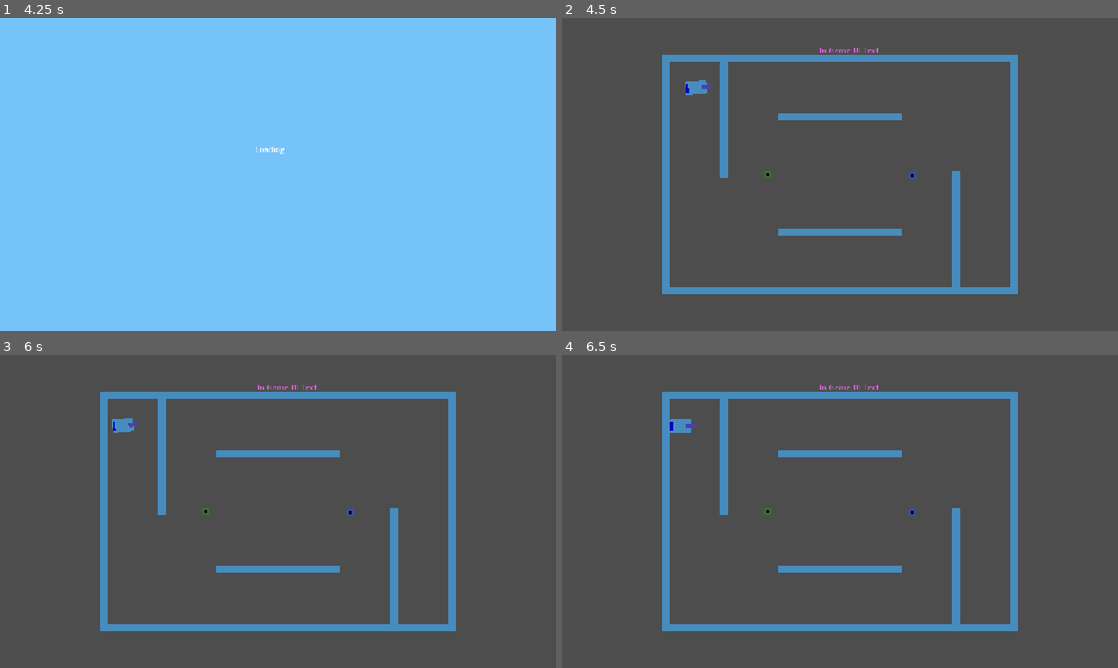
Above: before the commit, frames 1-4 (two rows, left to right).
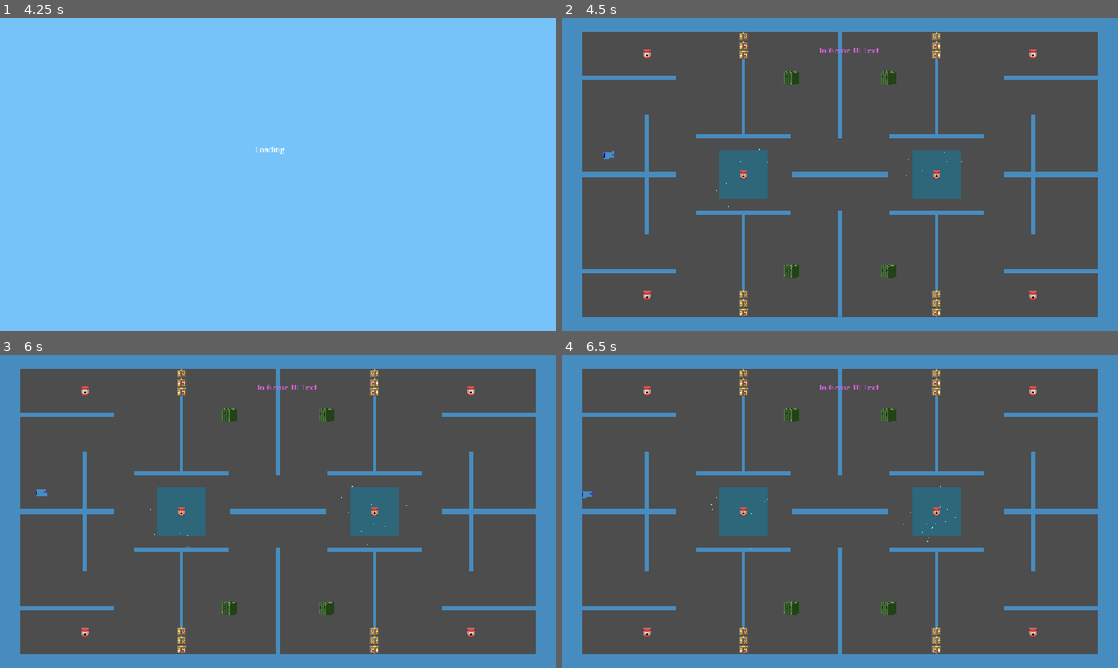
Above: after the commit, the same moments.

Repository: JoeyGiordano/TankTrouble2
Game: Godot game, scene res://game_container/game_container.tscn
The game is run twice, just before and just after one commit, with the same random seed, the same clock (stepped at 60 frames per second) and the same inputs. The engine's default icon, where the game draws it, is replaced by a stand-in: a white triangle on a blue panel in a dark square.
Inputs:
- Up to frame 1 (4.25 s): click "[CutSceneOver]" at 0.5 s; click "Play" at 1.25 s; click "Play!" at 2 s; tap Enter at 2.75 s; hold W (player1_up) 2.78-3.53 s; hold . (player0_shoot) 2.78-3.53 s; tap Space at 3.5 s; hold Down (ui_down) from 3.53 s (still down); tap Q (player1_shoot) at 3.6 s
- Up to frame 2 (4.5 s): tap Enter at 4.25 s; release Down (ui_down) at 4.28 s; hold W (player1_up) from 4.28 s (still down); tap K (player2_right) at 4.35 s
- Up to frame 3 (6 s): tap Space at 5 s; tap Shift at 5.1 s; tap Enter at 5.75 s; release W (player1_up) at 5.78 s; hold Down (ui_down) from 5.78 s (still down); hold F from 5.78 s (still down)
- Up to frame 4 (6.5 s): keep holding Down (ui_down); keep holding F

Frame 1 is identical in both runs. In frame 2, 30% of the frame differs, in the area x 0-100%, y 0-100%; in frame 3, 30%; in frame 4, 30%.

Commit message:
Box Graphics

Diff:
--- a/autoloads/LevelLoader.gd
+++ b/autoloads/LevelLoader.gd
@@ -23,7 +23,7 @@
 	Utility.replace_scene_in_holder(Global.LevelHolder, new_level)
 
 func _determine_next_level() -> String :
-	return "test_level_3"
+	return "custom_level_2"
 	var r = randf() * 100
 	if r < 10 :
 		return "custom_level_1"
--- a/game/bullets/land_mine/land_mine.tscn
+++ b/game/bullets/land_mine/land_mine.tscn
@@ -4,11 +4,11 @@
 [ext_resource type="Texture2D" uid="uid://bef5nyqm0vb7t" path="res://sprites/mine_sheet.png" id="2_wphjs"]
 [ext_resource type="Script" uid="uid://dxpj1ci4mhbb0" path="res://game/bullets/land_mine/land_mine_sprite.gd" id="3_g85dr"]
 
-[sub_resource type="RectangleShape2D" id="RectangleShape2D_epf1g"]
-size = Vector2(10.5, 10.5)
+[sub_resource type="CircleShape2D" id="CircleShape2D_g85dr"]
+radius = 7.1975145
 
 [sub_resource type="CircleShape2D" id="CircleShape2D_epf1g"]
-radius = 8.062258
+radius = 7.3254747
 
 [node name="LandMine" type="RigidBody2D"]
 collision_layer = 4
@@ -24,7 +24,7 @@
 script = ExtResource("3_g85dr")
 
 [node name="CollisionShape2D" type="CollisionShape2D" parent="."]
-shape = SubResource("RectangleShape2D_epf1g")
+shape = SubResource("CircleShape2D_g85dr")
 
 [node name="Hitbox" type="Area2D" parent="."]
 collision_layer = 8
@@ -33,3 +33,4 @@
 [node name="CollisionShape2D" type="CollisionShape2D" parent="Hitbox"]
 shape = SubResource("CircleShape2D_epf1g")
 debug_color = Color(0.9905403, 0, 0.2827947, 0.41960785)
+metadata/_edit_group_ = true
--- a/game/bullets/land_mine/land_mine_sprite.gd
+++ b/game/bullets/land_mine/land_mine_sprite.gd
@@ -2,7 +2,7 @@
 
 var i : int = 0
 
-func _process(delta: float) -> void:
+func _process(_delta: float) -> void:
 	i+=1
 	if i == 24 :
 		frame = !frame
--- a/game/map_elements/destructable_box.tscn
+++ b/game/map_elements/destructable_box.tscn
@@ -1,7 +1,7 @@
 [gd_scene load_steps=5 format=3 uid="uid://bx2nhx7cbggc4"]
 
 [ext_resource type="Script" uid="uid://lxm1apx1hbya" path="res://game/map_elements/destructable_box.gd" id="1_mfdo5"]
-[ext_resource type="Texture2D" uid="uid://dxe5rsvu84bgc" path="res://icon.svg" id="1_qxtel"]
+[ext_resource type="Texture2D" uid="uid://c36us8irf3sxe" path="res://sprites/small_fragile.png" id="2_mfdo5"]
 
 [sub_resource type="RectangleShape2D" id="RectangleShape2D_mfdo5"]
 size = Vector2(14, 14)
@@ -23,9 +23,8 @@
 shape = SubResource("RectangleShape2D_mfdo5")
 
 [node name="Sprite2D" type="Sprite2D" parent="."]
-scale = Vector2(14, 14)
-texture = ExtResource("1_qxtel")
-region_enabled = true
+scale = Vector2(0.7, 0.7)
+texture = ExtResource("2_mfdo5")
 region_rect = Rect2(64, 68, 1, 1)
 
 [node name="CollisionShape2D" type="CollisionShape2D" parent="."]
--- a/game/map_elements/indestructable_box.tscn
+++ b/game/map_elements/indestructable_box.tscn
@@ -1,7 +1,7 @@
 [gd_scene load_steps=5 format=3 uid="uid://kgb8qiwyx3h5"]
 
 [ext_resource type="Script" uid="uid://dpwnm74cbnbv" path="res://game/map_elements/indestructable_box.gd" id="1_d6ile"]
-[ext_resource type="Texture2D" uid="uid://dxe5rsvu84bgc" path="res://icon.svg" id="2_hbifx"]
+[ext_resource type="Texture2D" uid="uid://d57q1ijk2dtq" path="res://sprites/small_steel.png" id="2_d6ile"]
 
 [sub_resource type="RectangleShape2D" id="RectangleShape2D_mfdo5"]
 size = Vector2(14, 14)
@@ -22,10 +22,8 @@
 shape = SubResource("RectangleShape2D_mfdo5")
 
 [node name="Sprite2D" type="Sprite2D" parent="."]
-modulate = Color(0, 0, 0, 1)
-scale = Vector2(14, 14)
-texture = ExtResource("2_hbifx")
-region_enabled = true
+scale = Vector2(0.7, 0.7)
+texture = ExtResource("2_d6ile")
 region_rect = Rect2(64, 68, 1, 1)
 
 [node name="CollisionShape2D" type="CollisionShape2D" parent="."]
--- a/game/map_elements/moveable_box.tscn
+++ b/game/map_elements/moveable_box.tscn
@@ -1,7 +1,7 @@
 [gd_scene load_steps=5 format=3 uid="uid://bco7bn3j6pl3n"]
 
 [ext_resource type="Script" uid="uid://k687a7f4yocb" path="res://game/map_elements/moveable_box.gd" id="1_ch5ga"]
-[ext_resource type="Texture2D" uid="uid://dxe5rsvu84bgc" path="res://icon.svg" id="2_84ian"]
+[ext_resource type="Texture2D" uid="uid://btx7xi0e8385x" path="res://sprites/movableBig.png" id="2_ch5ga"]
 
 [sub_resource type="RectangleShape2D" id="RectangleShape2D_mfdo5"]
 size = Vector2(28, 27)
@@ -28,10 +28,8 @@
 shape = SubResource("RectangleShape2D_mfdo5")
 
 [node name="Sprite2D" type="Sprite2D" parent="."]
-modulate = Color(0.23098439, 0.87540084, 1.1551381e-06, 1)
-scale = Vector2(28, 28)
-texture = ExtResource("2_84ian")
-region_enabled = true
+scale = Vector2(0.85, 0.85)
+texture = ExtResource("2_ch5ga")
 region_rect = Rect2(64, 68, 1, 1)
 
 [node name="CollisionShape2D" type="CollisionShape2D" parent="."]
Binary file added: sprites/movableBig.png
Not shown, added: sprites/movableBig.png.import
Binary file added: sprites/smallMovable.png
Not shown, added: sprites/smallMovable.png.import
Binary file added: sprites/small_explosive.png
Not shown, added: sprites/small_explosive.png.import
Binary file added: sprites/small_fragile.png
Not shown, added: sprites/small_fragile.png.import
Binary file added: sprites/small_steel.png
Not shown, added: sprites/small_steel.png.import
